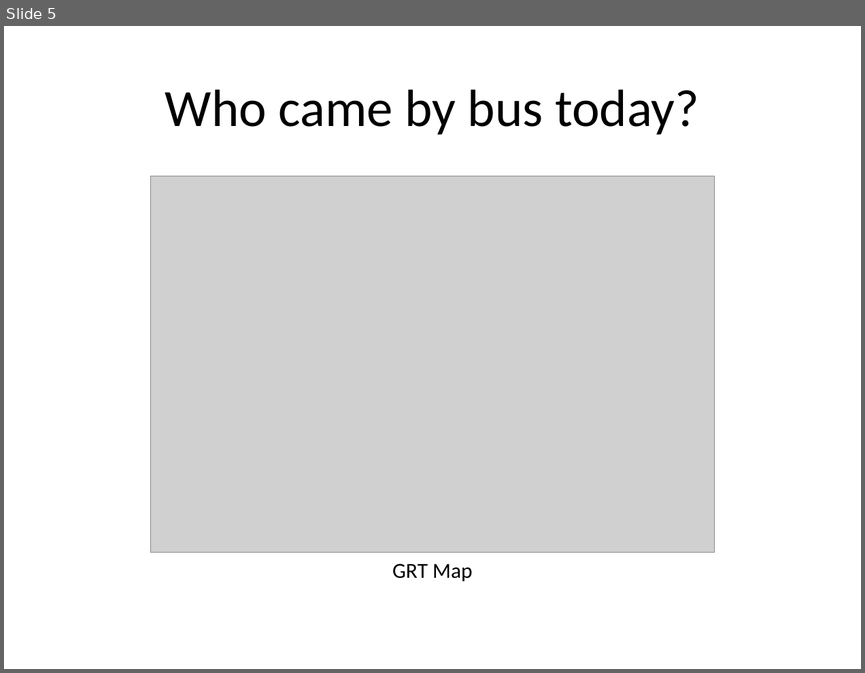
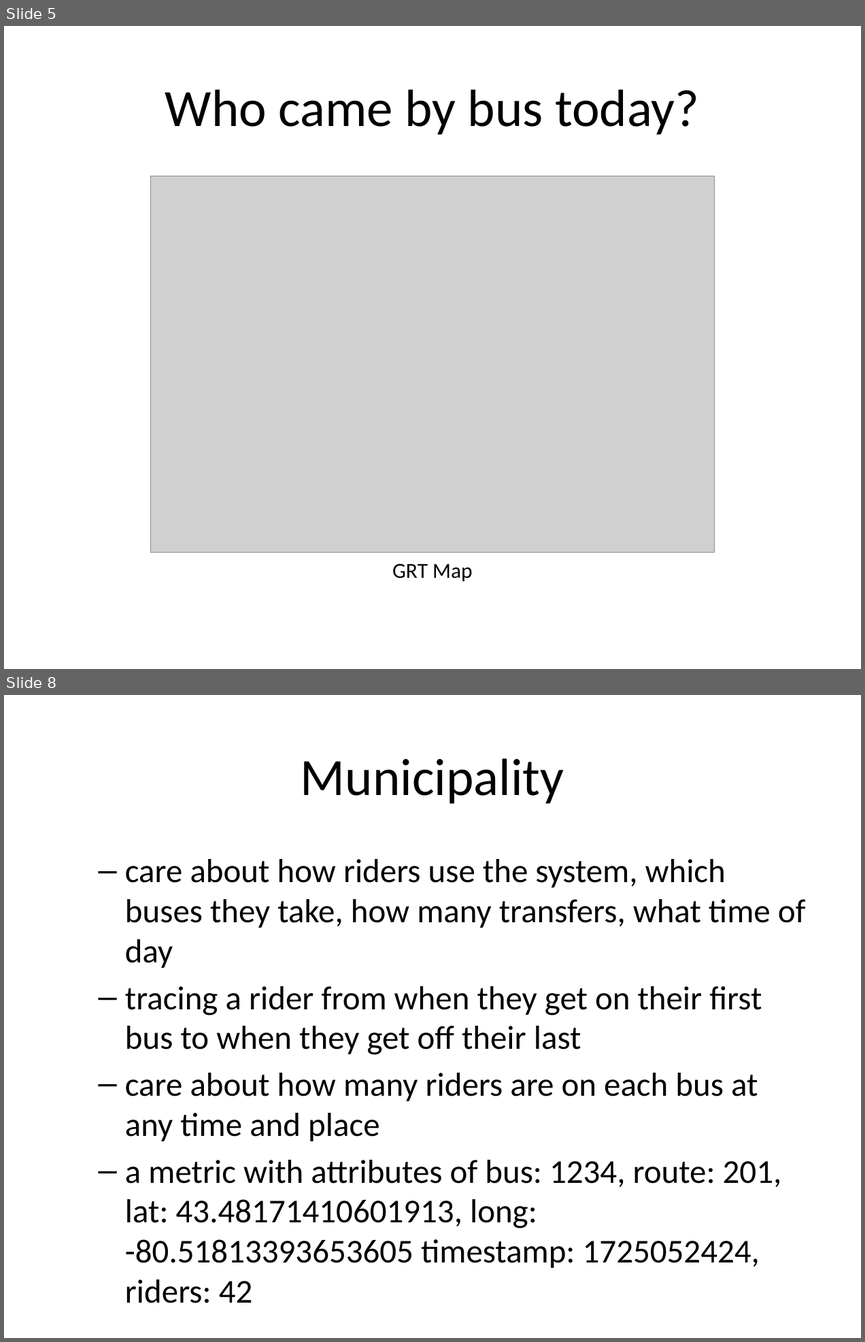
Before and after one commit to rhildred/INFO8985, a slide deck: observability/slides.pptx. Shown one above the other, each under a label of ours: slide 5 before the commit, slides 5 and 8 after it; the slides between them are not shown. The pictures are 865x673 and 865x1342 pixels, drawn with LibreOffice and Linux fonts; fonts in the diff are those of the drawing; grey boxes stand for pictures. Boxes give left, top, right and bottom in pixels: in the first picture for what was removed or moved away, otherwise in the second. Text is boxed around its words. In the diff, an @@ line names an element or a change of style, - is before the commit and + after.

```diff
--- a/observability/slides.pptx
+++ b/observability/slides.pptx
@@ slide 8 added at box(4, 695, 861, 1338), background #FFFFFF @@
@@ title added at box(300, 758, 564, 804), 44 pt, text #000000 @@
+Municipality
@@ text added at box(125, 859, 806, 1268), 28 pt, text #000000 @@
+  – care about how riders use the system, which buses they take, how many transfers, what time of day
+  – tracing a rider from when they get on their first bus to when they get off their last
+  – care about how many riders are on each bus at any time and place
+  – a metric with attributes of bus: 1234, route: 201, lat: 43.48171410601913, long: -80.51813393653605 timestamp: 1725052424, riders: 42
```
Also in this commit, not shown: 1 slide changed, 5 other slides added, 15 other files.
